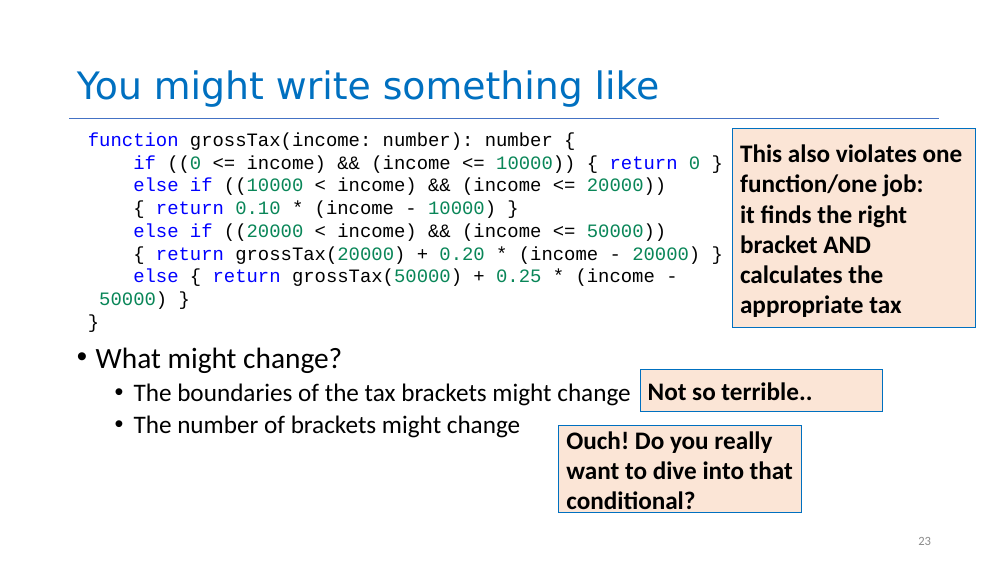
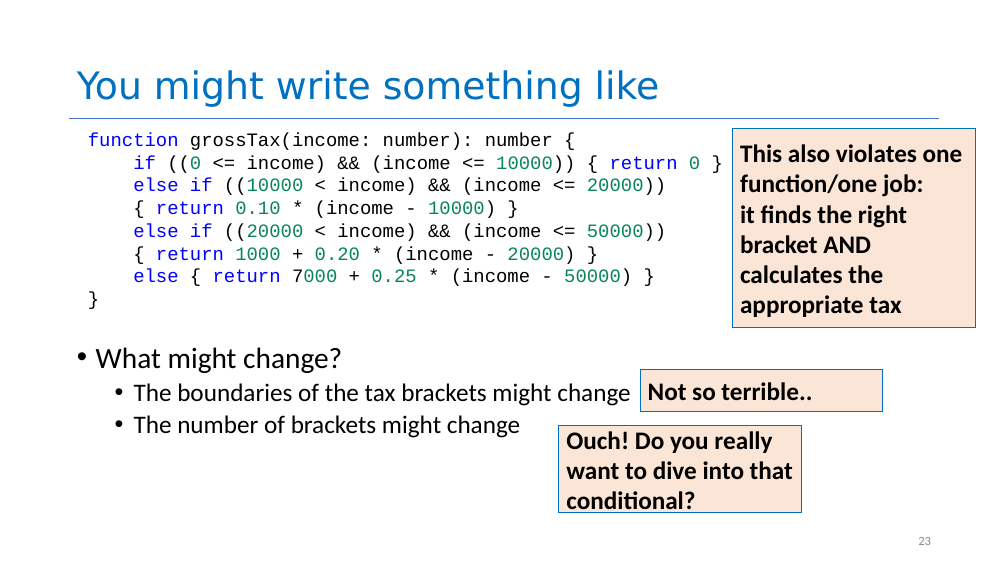
Before and after one commit to neu-se/CS4530-CS5500-Spring-2021, a slide deck: slide 23 of Slides/Lesson 1.2 General Program Design Principles.pptx. Drawn at 1008x567 pixels with LibreOffice and Linux fonts; fonts in the diff are those of the drawing. Boxes give left, top, right and bottom in pixels: in the first picture for what was removed or moved away, otherwise in the second. Text is boxed around its words. In the diff, an @@ line names an element or a change of style, - is before the commit and + after.

```diff
--- a/Slides/Lesson 1.2 General Program Design Principles.pptx
+++ b/Slides/Lesson 1.2 General Program Design Principles.pptx
@@ text at box(133, 246, 632, 286): text changed @@
-{ return grossTax(20000) + 0.20 * (income - 20000) }
-else { return grossTax(50000) + 0.25 * (income - 50000) }
+{ return 1000 + 0.20 * (income - 20000) }
+else { return 7000 + 0.25 * (income - 50000) }
```
Also in this commit, not shown: 11 other slides changed.
